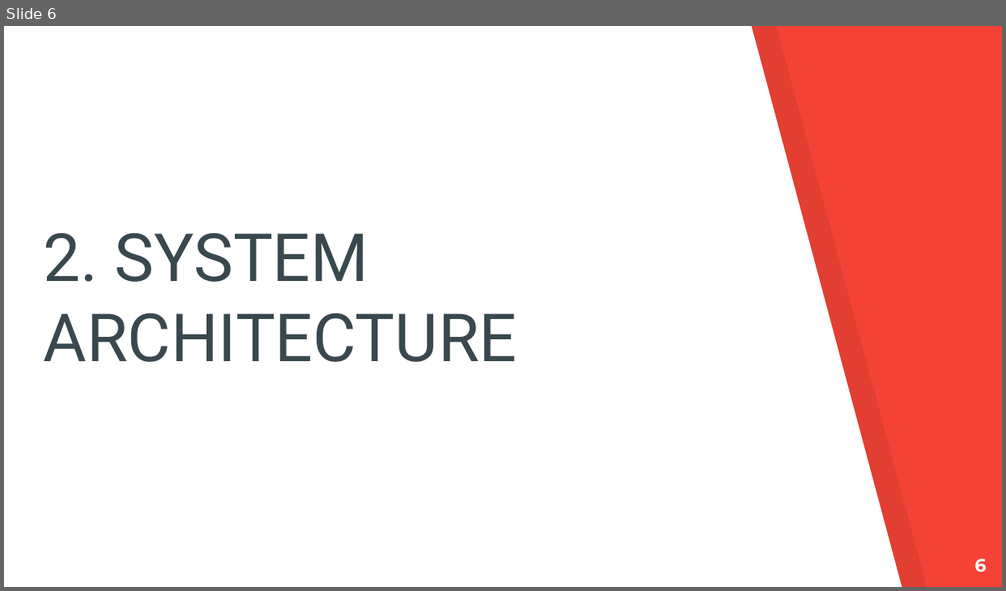
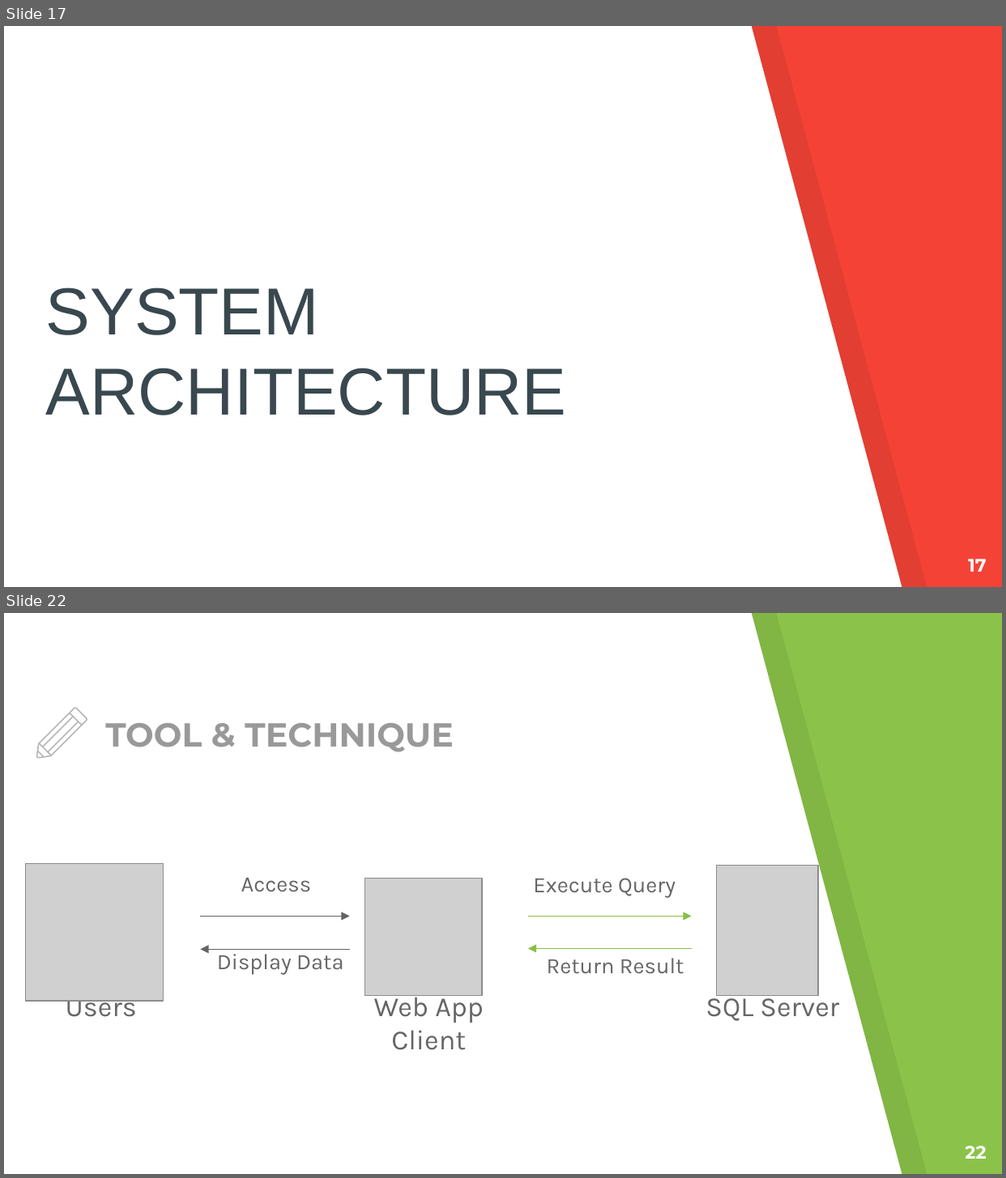
Before and after one commit to huukhang20/SWP391, a slide deck: Documents/pp_miniCap.pptx. Shown one above the other, each under a label of ours: slide 6 before the commit, slides 17 and 22 after it; the slides between them are not shown. The pictures are 1006x591 and 1006x1178 pixels, drawn with LibreOffice and Linux fonts; fonts in the diff are those of the drawing; grey boxes stand for pictures. Boxes give left, top, right and bottom in pixels: in the first picture for what was removed or moved away, otherwise in the second. Text is boxed around its words. In the diff, an @@ line names an element or a change of style, - is before the commit and + after.

```diff
--- a/Documents/pp_miniCap.pptx
+++ b/Documents/pp_miniCap.pptx
@@ slide 22 added at [4, 613, 1002, 1174], background #8BC34A; not listed: 2 template elements that a slide beside it also shows @@
@@ title added at [105, 723, 453, 752], 24 pt, text #999999, bold @@
+TOOL & TECHNIQUE
@@ group added at [37, 708, 87, 759]: 6 freeform shapes @@
@@ picture added at [26, 863, 164, 1001] @@
@@ text added at [241, 878, 312, 892], 16 pt, text #666666 @@
+Access
@@ picture added at [364, 879, 482, 996] @@
@@ text added at [533, 878, 675, 898], 16 pt, text #666666 @@
+Execute Query
@@ picture added at [717, 866, 818, 996] @@
@@ arrow added from (201, 917) to (349, 917), #646464 0.75 pt @@
@@ arrow added from (528, 917) to (692, 917), #88C245 0.75 pt @@
@@ arrow added from (349, 949) to (201, 949), #646464 0.75 pt @@
@@ arrow added from (692, 948) to (528, 948), #88C245 0.75 pt @@
@@ text added at [217, 954, 343, 975], 16 pt, text #666666 @@
+Display Data
@@ text added at [547, 958, 684, 974], 16 pt, text #666666 @@
+Return Result
@@ text added at [66, 1000, 137, 1016], 20 pt, text #666666 @@
+Users
@@ text added at [374, 991, 484, 1050], 20 pt, text #666666 @@
+Web App Client
@@ text added at [705, 991, 839, 1021], 20 pt, text #666666 @@
+SQL Server
@@ page number added at [965, 1146, 986, 1159], 13 pt, text #FFFFFF, bold @@
+22
@@ what was slide 6 is now slide 17 @@
@@ slide 17 changed as well @@
@@ title at [46, 288, 567, 416]: text changed; font Roboto to Arial @@
-2. SYSTEM ARCHITECTURE
+SYSTEM ARCHITECTURE
@@ page number at [968, 559, 986, 572]: text changed @@
-6
+17
```
Also in this commit, not shown: 6 other slides changed, 27 other slides added, 3 slides removed, 1 other file.
